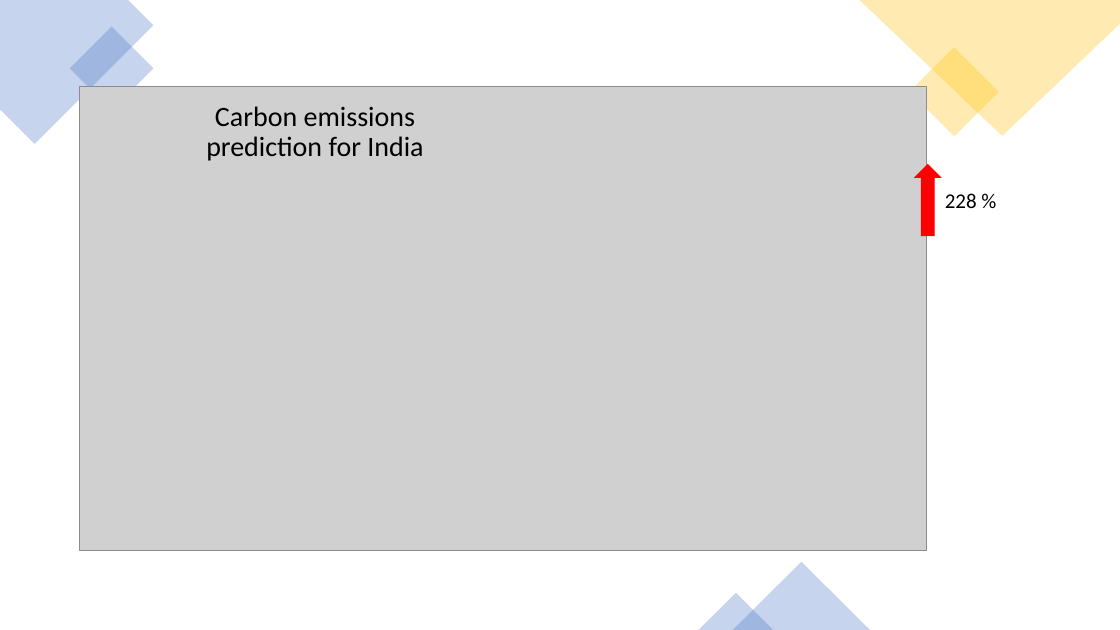
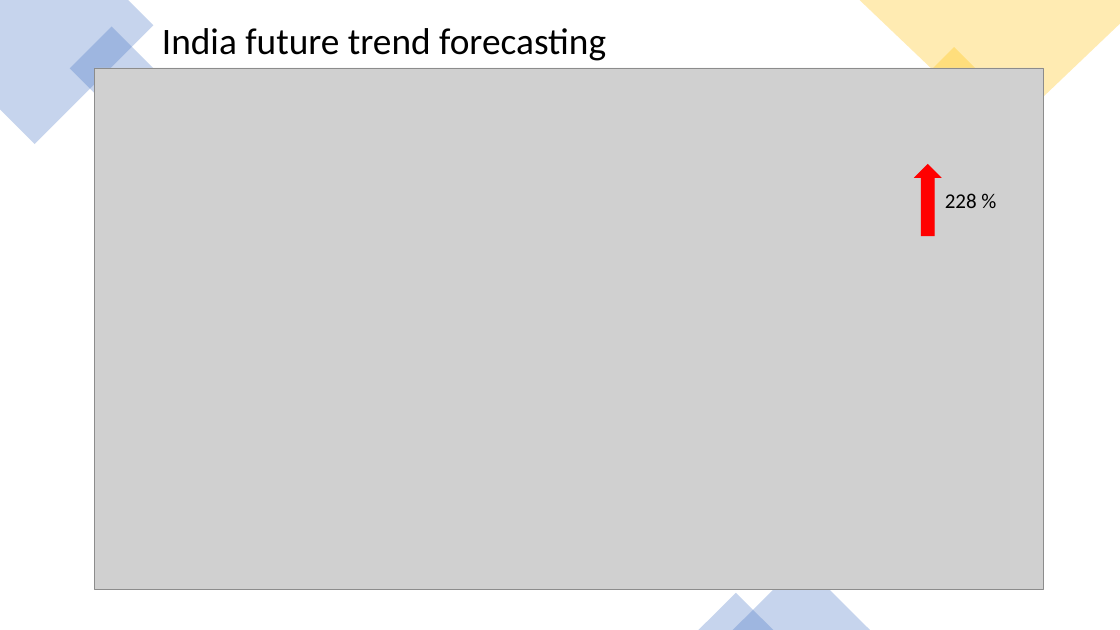
Before and after one commit to danilogiarlini/Global-CO2-Emission-Forecasting, a slide deck: slide 13 of Visualization/GlobalCO2Emission.pptx. Drawn at 1120x630 pixels with LibreOffice and Linux fonts; fonts in the diff are those of the drawing; grey boxes stand for pictures. Boxes give left, top, right and bottom in pixels: in the first picture for what was removed or moved away, otherwise in the second. Text is boxed around its words. In the diff, an @@ line names an element or a change of style, - is before the commit and + after.

```diff
--- a/Visualization/GlobalCO2Emission.pptx
+++ b/Visualization/GlobalCO2Emission.pptx
@@ text added at bbox=[162, 28, 606, 61], 32 pt, text #000000 @@
+India future trend forecasting
@@ picture: place and size @@
-picture at bbox=[80, 87, 928, 550]
+picture at bbox=[95, 68, 1044, 590]
@@ text removed at bbox=[206, 106, 423, 161] @@
-Carbon emissions prediction for India
```
Also in this commit, not shown: 4 other slides changed.
